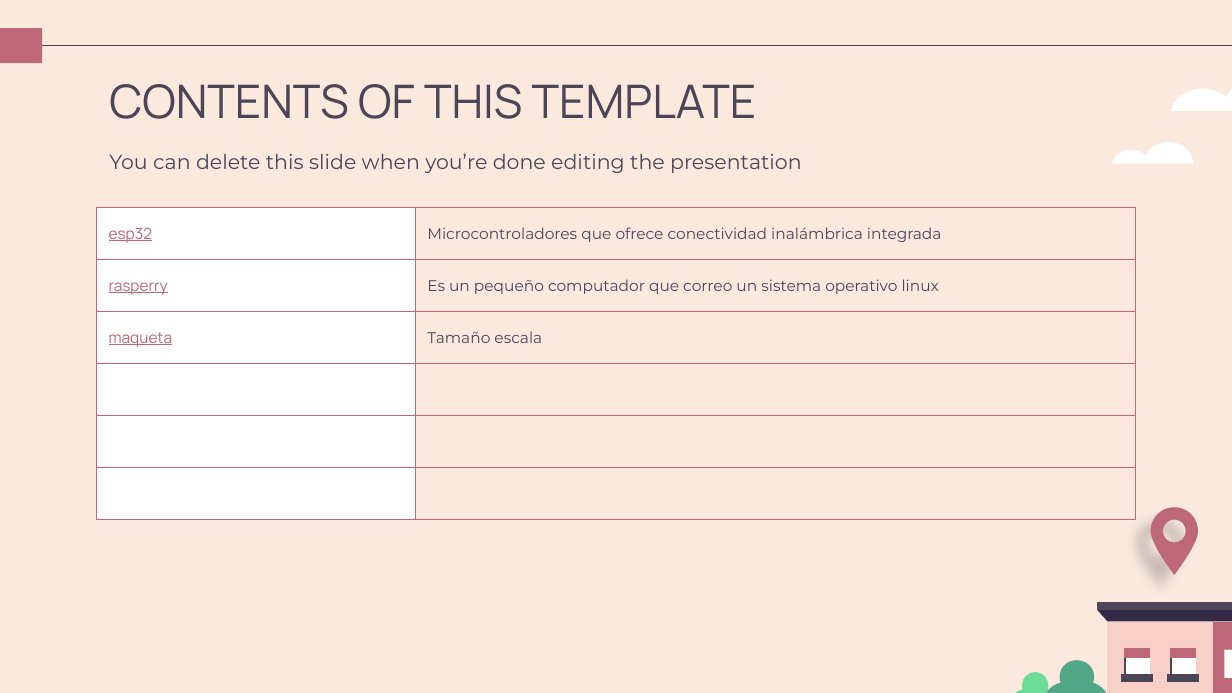
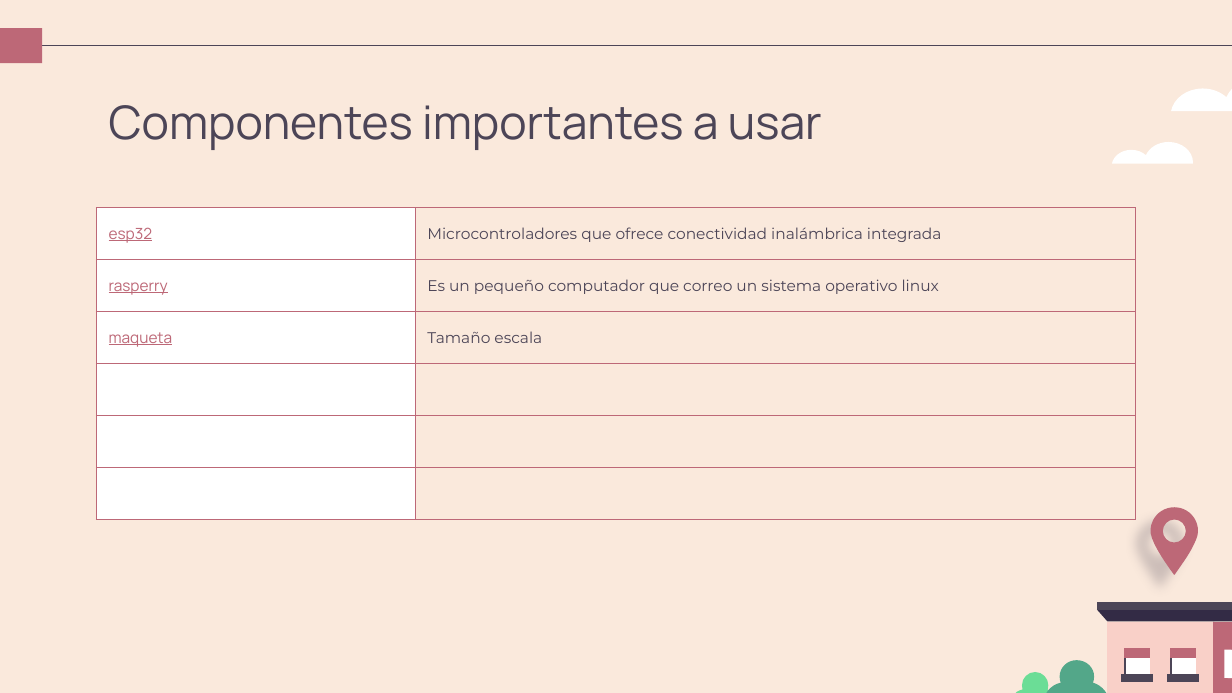
Before and after one commit to EmanuelHMontes/ProyectoCasa, a slide deck: slide 2 of Doc.Presentacion/proyecto documento.pptx. Drawn at 1232x693 pixels with LibreOffice and Linux fonts; fonts in the diff are those of the drawing. Boxes give left, top, right and bottom in pixels: in the first picture for what was removed or moved away, otherwise in the second. Text is boxed around its words. In the diff, an @@ line names an element or a change of style, - is before the commit and + after.

```diff
--- a/Doc.Presentacion/proyecto documento.pptx
+++ b/Doc.Presentacion/proyecto documento.pptx
@@ title at (109, 105, 822, 150): text changed @@
-CONTENTS OF THIS TEMPLATE
+Componentes importantes a usar
@@ text removed at (109, 153, 802, 173) @@
-You can delete this slide when you’re done editing the presentation
```
Also in this commit, not shown: 3 other slides changed, 2 other files.
